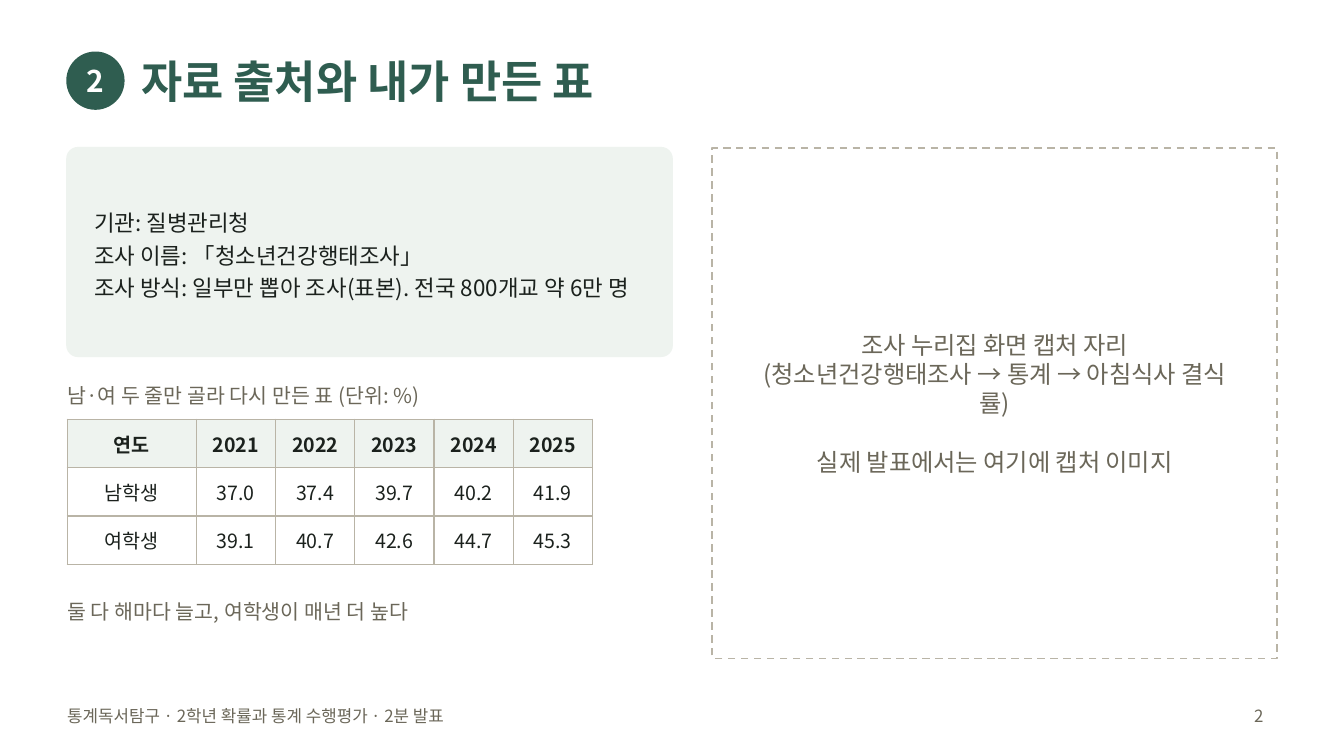
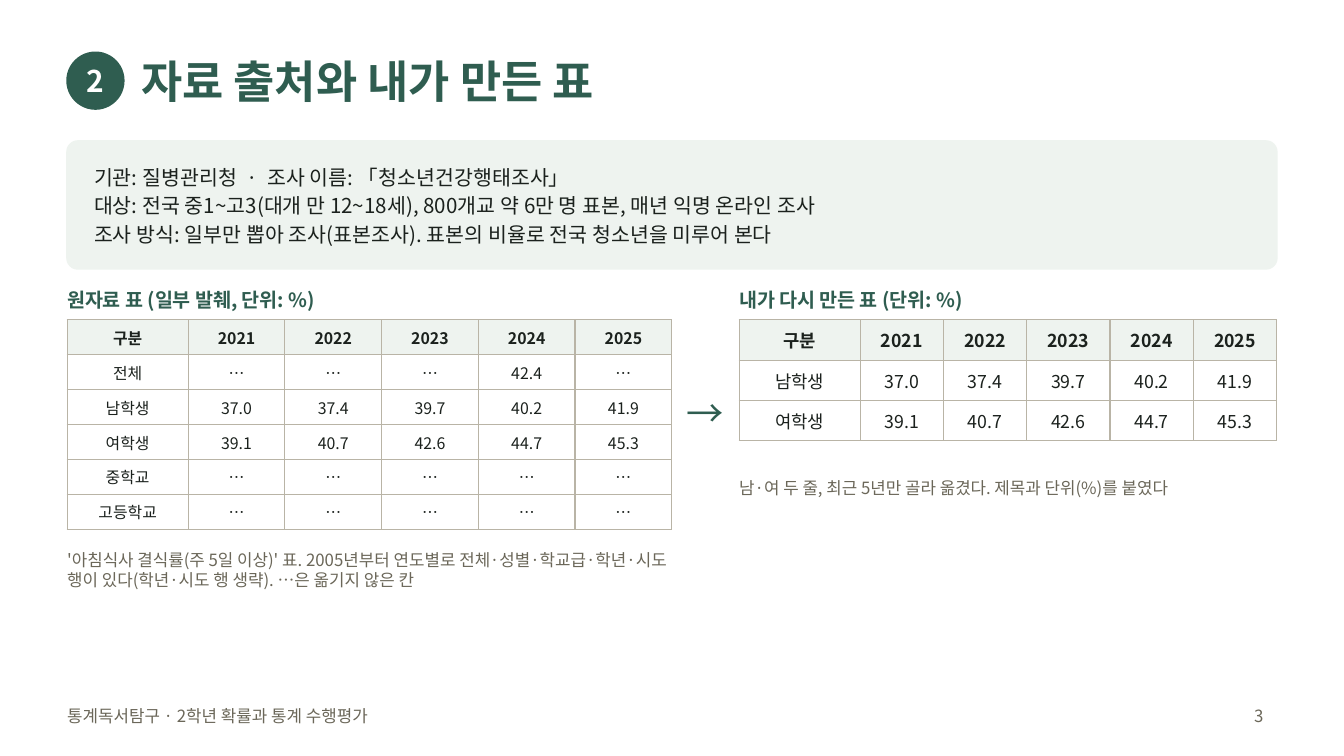
Before and after one commit to jaegeunsongsong/autobot, a slide deck: slide 3 of docs/2026-2학기-통계독서탐구-수행평가/발표예시-간호.pptx (slide 2 before the commit). Drawn at 1344x756 pixels with LibreOffice and Linux fonts; fonts in the diff are those of the drawing. Boxes give left, top, right and bottom in pixels: in the first picture for what was removed or moved away, otherwise in the second. Text is boxed around its words. In the diff, an @@ line names an element or a change of style, - is before the commit and + after.

```diff
--- a/docs/2026-2학기-통계독서탐구-수행평가/발표예시-간호.pptx
+++ b/docs/2026-2학기-통계독서탐구-수행평가/발표예시-간호.pptx
@@ rounded rectangle: place and size @@
-rounded rectangle at (67,148,672,356)
+rounded rectangle at (67,141,1277,269)
@@ rounded rectangle at (67,141,1277,269): proportions changed @@
@@ rectangle removed at (712,148,1277,659) @@
@@ text at (94,167,815,246): text changed; size 12 to 11 pt @@
-기관: 질병관리청
-조사 이름: 「청소년건강행태조사」
-조사 방식: 일부만 뽑아 조사(표본). 전국 800개교 약 6만 명
+기관: 질병관리청 · 조사 이름: 「청소년건강행태조사」
+대상: 전국 중1~고3(대개 만 12~18세), 800개교 약 6만 명 표본, 매년 익명 온라인 조사
+조사 방식: 일부만 뽑아 조사(표본조사). 표본의 비율로 전국 청소년을 미루어 본다
@@ text at (67,290,284,311): text changed; size 11 to 10.5 pt; text colour #6B6759 to #2F5D50; bold on @@
-남·여 두 줄만 골라 다시 만든 표 (단위: %)
+원자료 표 (일부 발췌, 단위: %)
@@ text at (739,290,932,311): text changed; size 13 to 10.5 pt; text colour #6B6759 to #2F5D50; bold on @@
-조사 누리집 화면 캡처 자리
-(청소년건강행태조사 → 통계 → 아침식사 결식률)
-실제 발표에서는 여기에 캡처 이미지
+내가 다시 만든 표 (단위: %)
@@ table added at (67,320,672,524), 6 rows, 6 columns @@
+구분 | 2021 | 2022 | 2023 | 2024 | 2025
+전체 | … | … | … | 42.4 | …
+남학생 | 37.0 | 37.4 | 39.7 | 40.2 | 41.9
+여학생 | 39.1 | 40.7 | 42.6 | 44.7 | 45.3
+중학교 | … | … | … | … | …
+고등학교 | … | … | … | … | …
@@ table at (739,320,1277,454) @@
-row 1, column 1: 연도
+row 1, column 1: 구분
@@ size 10.5 to 9.5 pt @@
@@ table: place and size @@
-table at (67,419,593,554)
+table at (739,320,1277,454)
@@ text added at (672,390,739,457), 20 pt, text #2F5D50 @@
+→
@@ text added at (739,480,1168,497), 9 pt, text #6B6759 @@
+남·여 두 줄, 최근 5년만 골라 옮겼다. 제목과 단위(%)를 붙였다
@@ text at (67,552,667,589): text changed; size 11 to 9 pt @@
-둘 다 해마다 늘고, 여학생이 매년 더 높다
+'아침식사 결식률(주 5일 이상)' 표. 2005년부터 연도별로 전체·성별·학교급·학년·시도 행이 있다(학년·시도 행 생략). …은 옮기지 않은 칸
@@ text at (67,708,368,724): text changed @@
-통계독서탐구 · 2학년 확률과 통계 수행평가 · 2분 발표
+통계독서탐구 · 2학년 확률과 통계 수행평가
@@ page number at (1254,709,1263,722): text changed @@
-2
+3
```
Also in this commit, not shown: 3 other slides changed, 4 slides added, 8 other files.
